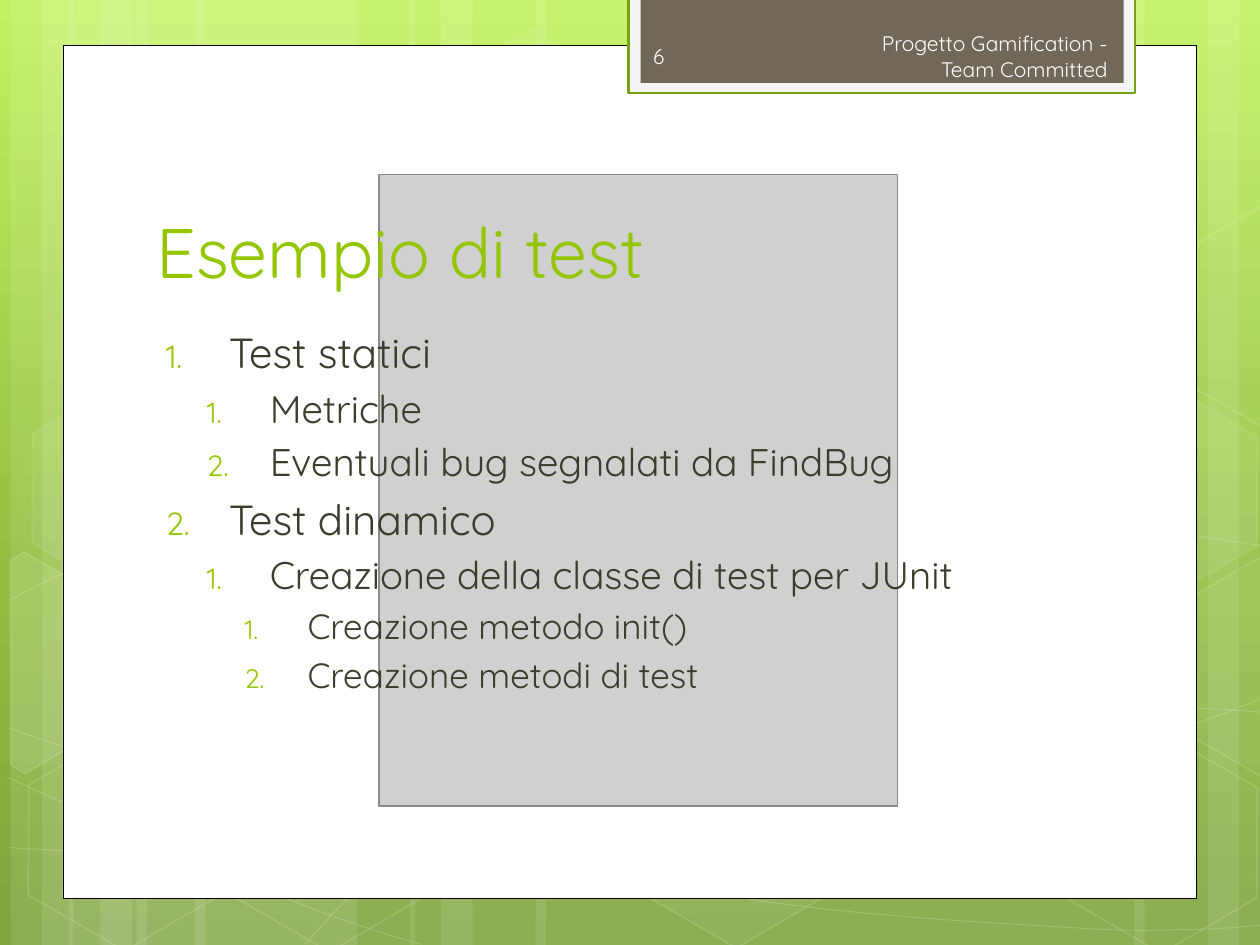
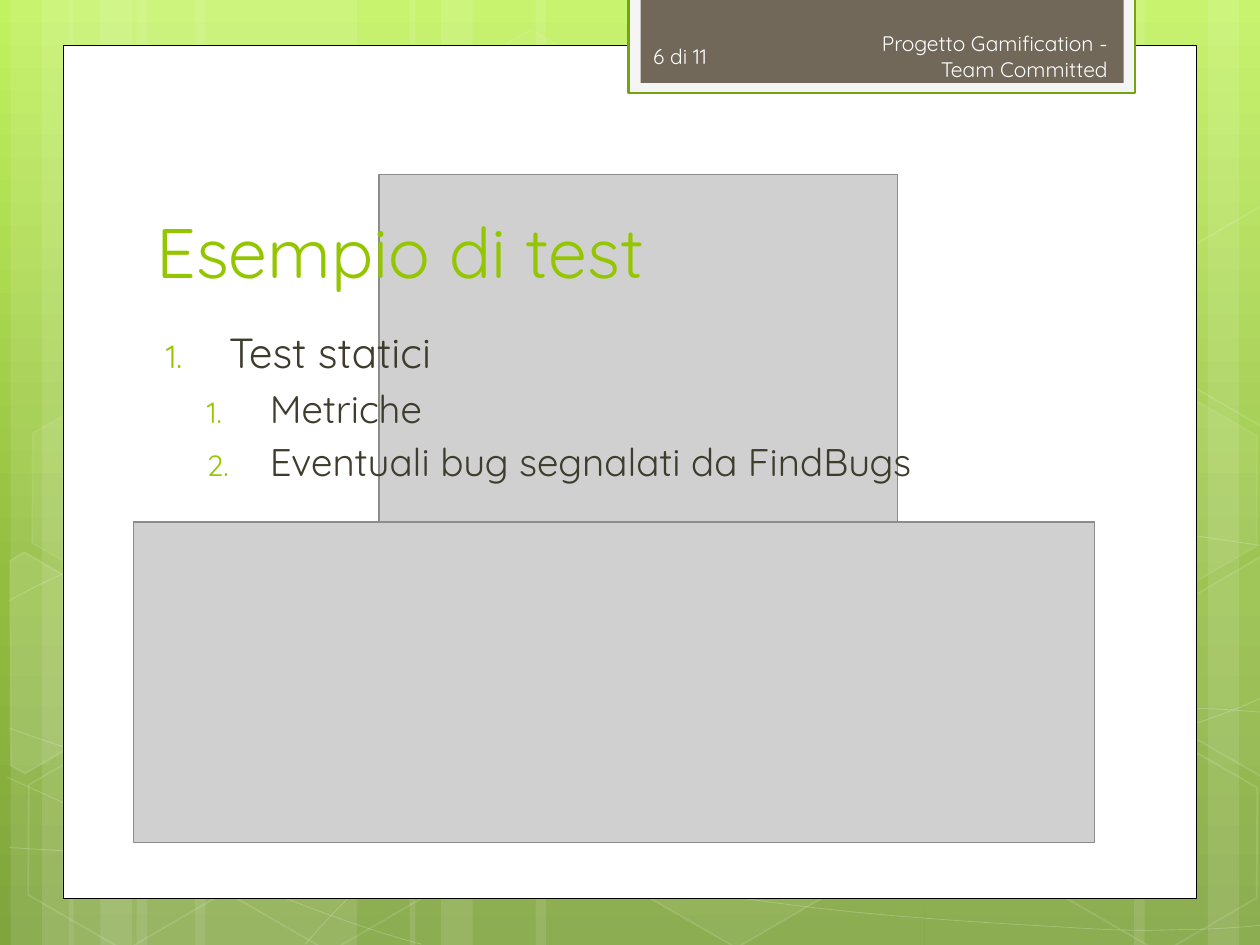
Before and after one commit to TeamCommitted/Team-Committed---Documenti, a slide deck: slide 6 of RQ/Esterni/Presentazione/RQ-Presentazione.pptx. Drawn at 1260x945 pixels with LibreOffice and Linux fonts; fonts in the diff are those of the drawing; grey boxes stand for pictures. Boxes give left, top, right and bottom in pixels: in the first picture for what was removed or moved away, otherwise in the second. Text is boxed around its words. In the diff, an @@ line names an element or a change of style, - is before the commit and + after.

```diff
--- a/RQ/Esterni/Presentazione/RQ-Presentazione.pptx
+++ b/RQ/Esterni/Presentazione/RQ-Presentazione.pptx
@@ page number at [653, 48, 707, 64]: text changed @@
-6
+6 di 11
@@ text at [270, 436, 911, 487]: text changed @@
-  2. Eventuali bug segnalati da FindBug
-2. Test dinamico
-  1. Creazione della classe di test per JUnit
-    1. Creazione metodo init()
-    2. Creazione metodi di test
+  2. Eventuali bug segnalati da FindBugs
@@ picture added at [134, 522, 1095, 843] @@
```
Also in this commit, not shown: 2 other slides changed, 2 slides added, 1 slide removed, 2 other files.
